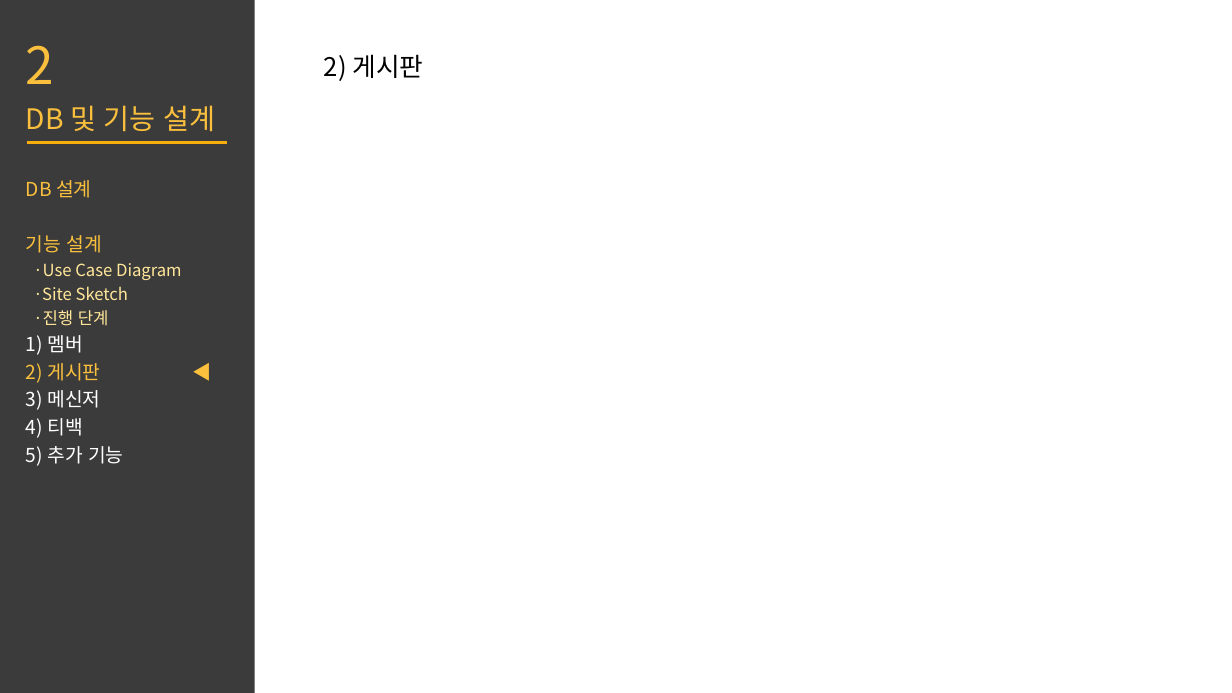
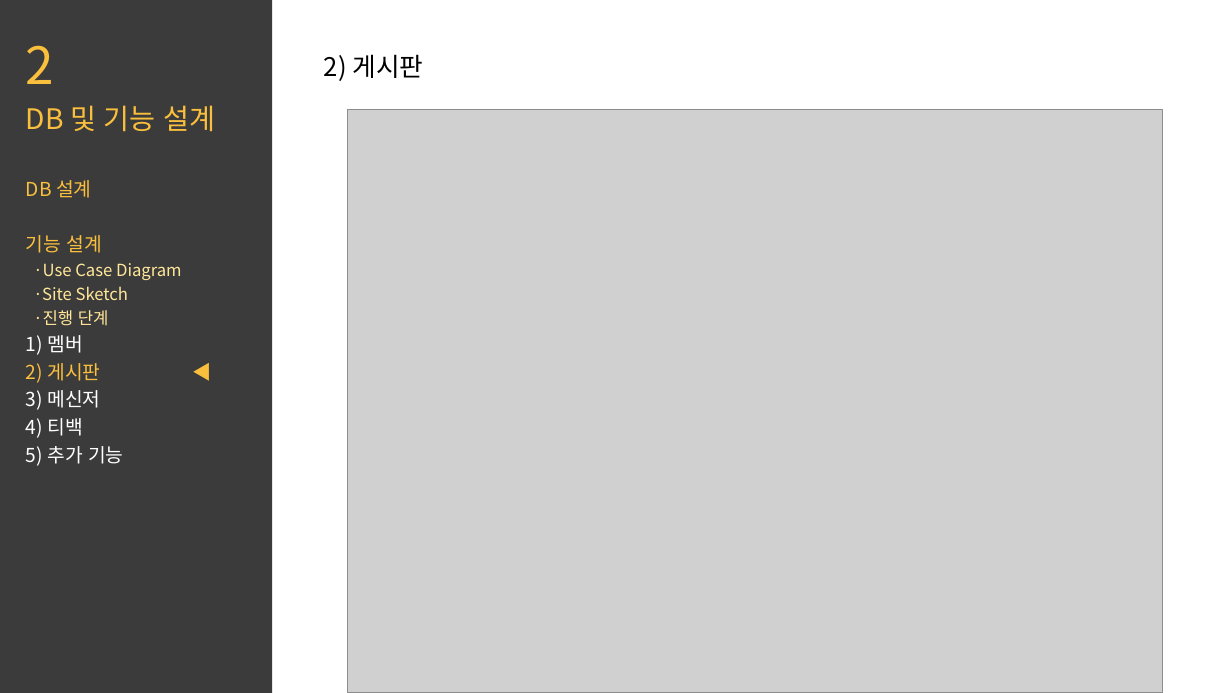
Before and after one commit to qaws2921/starthink, a slide deck: slide 42 of ppt_중간발표_수정/2_중간 발표.pptx (slide 41 before the commit). Drawn at 1232x693 pixels with LibreOffice and Linux fonts; fonts in the diff are those of the drawing; grey boxes stand for pictures. Boxes give left, top, right and bottom in pixels: in the first picture for what was removed or moved away, otherwise in the second. Text is boxed around its words. In the diff, an @@ line names an element or a change of style, - is before the commit and + after.

```diff
--- a/ppt_중간발표_수정/2_중간 발표.pptx
+++ b/ppt_중간발표_수정/2_중간 발표.pptx
@@ rectangle: place and size @@
-rectangle at [0, 0, 255, 693]
+rectangle at [0, 0, 272, 693]
@@ picture added at [348, 110, 1163, 693] @@
@@ line removed from (27, 142) to (226, 142) @@
```
Also in this commit, not shown: 1 other slide changed, 5 slides added.
